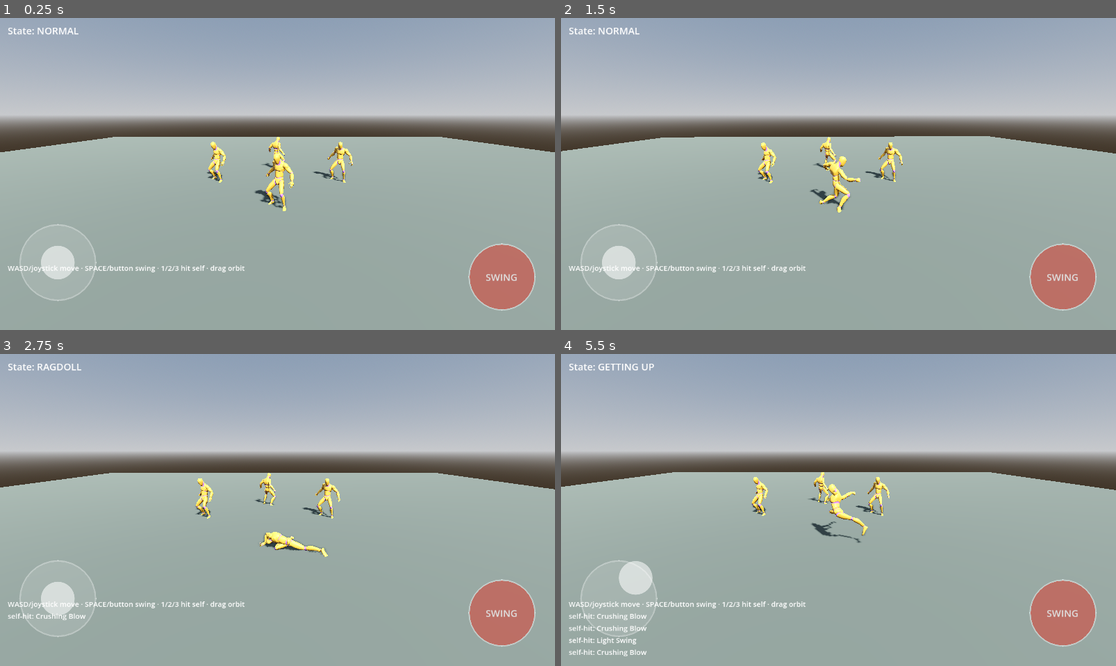
Above: before the commit, frames 1-4 (two rows, left to right).
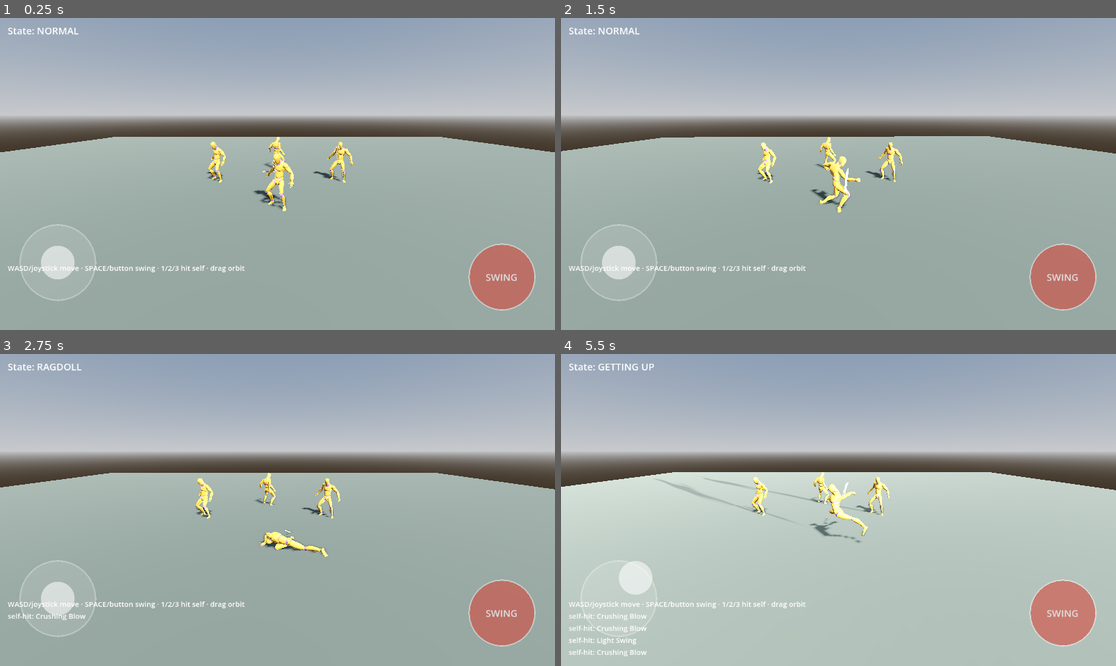
Above: after the commit, the same moments.

Repository: Xollonox/Game
Game: Godot game, scene res://scenes/arena.tscn
Same seed, same stepped clock (60 frames per second), same inputs: the game is played once before the commit and once after it.
Inputs (mouse positions are in pixels of both pictures, inside the frame that each line leads up to):
- Up to frame 1 (0.25 s): no input
- Up to frame 2 (1.5 s): click "SWING" at 0.5 s; tap Enter at 1.25 s; move the mouse to (960, 158) at 1.27 s; hold D (move_right) from 1.28 s (still down); tap Space (attack) at 1.35 s; click (960, 158) at 1.42 s
- Up to frame 3 (2.75 s): tap 3 at 1.55 s; release D (move_right) at 2 s; drag from (166, 525) to (249, 572) at 2.02 s
- Up to frame 4 (5.5 s): move the mouse to (894, 441) at 2.77 s; hold D (move_right) 2.78-3.5 s; tap Space (attack) at 2.85 s; tap 3 at 3.05, 4.55 s; drag from (810, 572) to (672, 463) at 3.52 s; move the mouse to (1005, 556) at 4.27 s; hold A (move_left) 4.28-5 s; tap 1 at 4.35 s; drag from (672, 463) to (755, 432) at 5.02 s

The runs differ from the first frame. In frame 1, 0.2% of the frame differs, in the area x 37-64%, y 39-62%; in frame 2, 0.5%; in frame 3, 0.2%; in frame 4, 57%, in the area x 0-100%, y 37-100%.

Commit message:
Phase 3/4: physics-driven sword, combined with the active ragdoll
Replaces the old fixed-arc raycast swing with a real weapon: the sword
(scripts/physics_sword.gd, scenes/sword.tscn) is a free RigidBody3D that
velocity-spring-follows the rig's Hand_R bone every physics tick — the same
technique Kickback's own SpringResolver uses to drive ragdoll bones toward
an animated pose. Since Hand_R is already a physics body driven through the
existing "Sword_Attack" animation, the blade inherits real windup and
follow-through for free: mass and inertia mean it lags a fast swing instead
of teleport-tracking the hand.

Contact damage comes from the blade tip's own measured velocity at the
moment of impact, weighted by hit location (CombatProfiles.profile_for_impact),
not a fixed on-hit number or distance tier. A hit past a speed threshold
"sticks" the blade (the grip spring goes slack briefly) instead of bouncing
off instantly.

Two real bugs found getting this working, both from code that reads rig
state one frame too early — PhysicsRigBuilder builds its RigidBody3D bones
in its own _ready(), which (like any child added at runtime) doesn't run
until a later frame than the code that adds it:
- kickback_actor.gd tagged every rig body with a `kickback_actor` meta (so a
  physics contact can find its way back to "who did I hit") immediately
  after add_active_rig() returned, when the bodies dictionary was still
  empty — so nothing ever actually got tagged, and every hit silently
  matched nothing.
- Hit detection itself first used the RigidBody3D contact_monitor signals
  (body_entered) and polling (get_colliding_bodies()), both of which read
  one physics step stale — and the spring-follow's constant micro-jitter
  made contact flicker in and out faster than that lag tolerates. A real
  swing measured zero hits despite the blade visibly staying in contact at
  high tip speed the whole time. Fixed by reading contacts directly off
  _integrate_forces's PhysicsDirectBodyState3D, which is live for the exact
  step being solved.

Verified headless: a swing landing on a dummy placed at realistic engagement
range produces NORMAL -> STAGGER -> RAGDOLL -> GETTING UP -> NORMAL, driven
entirely by the blade's own measured contact speed (8-30 m/s across several
runs) — the weapon impact overpowers the recipient's joint motors exactly
like Phase 2's unarmed shove did. Also confirmed visually (rendered under
Xvfb): the sword is correctly seated in the hand at idle and follows the arm
through the swing, and in the actual exported web build under Playwright
(zero page errors).

Co-Authored-By: Claude Sonnet 5 <noreply@anthropic.com>
Claude-Session: https://claude.ai/code/session_01YYa41txZkdqc91DQA8Ei5Y

Diff:
--- a/project.godot
+++ b/project.godot
@@ -29,7 +29,7 @@
 [layer_names]
 
 3d_physics/layer_1="Environment"
-3d_physics/layer_2="Projectiles"
+3d_physics/layer_2="Weapons"
 3d_physics/layer_3="Characters"
 3d_physics/layer_4="Active Ragdoll"
 3d_physics/layer_5="Godot Ragdoll"
--- /dev/null
+++ b/scenes/sword.tscn
@@ -0,0 +1,20 @@
+[gd_scene load_steps=4 format=3]
+
+[ext_resource type="Script" path="res://scripts/physics_sword.gd" id="1_script"]
+[ext_resource type="PackedScene" path="res://assets/models/weapons/swords_pack/fbx/sword_1.fbx" id="2_mesh"]
+
+[sub_resource type="BoxShape3D" id="Box_1"]
+size = Vector3(0.06, 0.1, 0.75)
+
+[node name="Sword" type="RigidBody3D"]
+mass = 1.2
+collision_layer = 2
+collision_mask = 9
+script = ExtResource("1_script")
+
+[node name="CollisionShape3D" type="CollisionShape3D" parent="."]
+transform = Transform3D(1, 0, 0, 0, 1, 0, 0, 0, 1, 0, -0.02, -0.33)
+shape = SubResource("Box_1")
+
+[node name="Mesh" parent="." instance=ExtResource("2_mesh")]
+transform = Transform3D(0, 0, 0.1, 0, 0.1, 0, -0.1, 0, 0, 0, 0, -0.22)
--- a/scripts/combat_profiles.gd
+++ b/scripts/combat_profiles.gd
@@ -26,6 +26,37 @@
 	return _make(&"Crushing Blow", 42.0, 1.0, 0.25, 0.95, 1.0, 99, 0.15)
 
 
+## Blade-tip speed (m/s) at/above which a physics-sword hit reads as that tier.
+## Tuned against the actual "Sword_Attack" clip's measured hand speed (see the
+## PR description) rather than guessed round numbers.
+const HEAVY_SPEED := 3.0
+const CRUSHING_SPEED := 5.5
+
+## Hit-location weighting (PLAN.md Phase 4: "head/torso hits weighted higher,
+## not a generic HP bar tick"): scales the effective speed used for the tier
+## lookup, so a solid hit to the head reaches a heavier tier than the same
+## blade speed landing on a limb.
+const _LOCATION_WEIGHT := {
+	&"Head": 1.6,
+	&"Chest": 1.0, &"Spine": 1.0, &"Hips": 1.0,
+}
+const _DEFAULT_LOCATION_WEIGHT := 0.7
+
+
+## Picks a profile for a physics-sword hit from its actual contact speed and
+## where it landed, instead of a fixed distance-tier (see player.gd's old
+## _resolve_swing raycast, which this replaces for weapon hits).
+static func profile_for_impact(speed: float, rig_name: String) -> ImpactProfile:
+	var weight: float = _LOCATION_WEIGHT.get(StringName(rig_name), _DEFAULT_LOCATION_WEIGHT)
+	var effective := speed * weight
+	if effective >= CRUSHING_SPEED:
+		return crushing_blow()
+	elif effective >= HEAVY_SPEED:
+		return heavy_swing()
+	else:
+		return light_swing()
+
+
 static func _make(pname: StringName, impulse: float, transfer: float, upward: float,
 		ragdoll_prob: float, reduction: float, spread: int, recovery: float) -> ImpactProfile:
 	var p := ImpactProfile.new()
--- a/scripts/kickback_actor.gd
+++ b/scripts/kickback_actor.gd
@@ -75,6 +75,18 @@
 	if anim:
 		anim.play.call_deferred(IDLE_ANIM)
 
+	# Tag every rig body with the actor that owns it, so anything that gets a
+	# RigidBody3D from a physics contact (e.g. the sword) can find its way back
+	# to "who did I hit" and "where" (bodies are named after their rig_name).
+	# The bodies don't exist yet here: PhysicsRigBuilder builds them in its own
+	# _ready(), which — like any child added at runtime — doesn't run until a
+	# later frame, so get_bodies() is still empty the instant add_active_rig()
+	# returns.
+	while _rig_builder.get_bodies().is_empty():
+		await get_tree().process_frame
+	for body: RigidBody3D in _rig_builder.get_bodies().values():
+		body.set_meta(&"kickback_actor", self)
+
 
 func _physics_process(delta: float) -> void:
 	_flinch_timer = maxf(0.0, _flinch_timer - delta)
@@ -132,6 +144,12 @@
 
 func get_state_name() -> String:
 	return kickback_character.get_active_state_name() if kickback_character else "NONE"
+
+
+## Returns the rig's RigidBody3D bones, keyed by rig_name ("Chest", "Hand_R"...).
+## Used to grip-follow a weapon to a hand bone.
+func get_rig_bodies() -> Dictionary:
+	return _rig_builder.get_bodies() if _rig_builder else {}
 
 
 func _on_hit_absorbed(rig_name: String, _strength: float) -> void:
--- /dev/null
+++ b/scripts/physics_sword.gd
@@ -0,0 +1,157 @@
+class_name PhysicsSword
+extends RigidBody3D
+## A physics-driven sword (PLAN.md Phase 3/4): a free RigidBody3D, not welded
+## to the wielder's hand by a joint. Every physics tick it's velocity-spring-
+## pulled toward the grip bone's transform — the exact technique Kickback's
+## own SpringResolver uses to drive ragdoll bones toward an animated pose (see
+## addons/kickback/spring_resolver.gd). Real mass and inertia mean a fast swing
+## doesn't teleport-track the hand: the blade winds up and follows through.
+##
+## Contact damage comes from the blade's own physics velocity at the moment of
+## impact (not a fixed "on hit" number), weighted by hit location. A hit hard
+## enough counts as the blade "sticking": the grip spring goes slack for a
+## moment, so pulling free takes a beat rather than snapping back instantly.
+##
+## Hit detection runs inside _integrate_forces, not the contact_monitor signals
+## (body_entered/get_colliding_bodies): both are one physics step stale by the
+## time a _physics_process callback can read them, and the constant spring
+## micro-jitter here makes contact flicker in and out faster than that lag
+## tolerates — a real swing was measured landing zero hits through it, despite
+## the blade visibly staying in contact at high tip speed the whole time.
+## PhysicsDirectBodyState3D's contact list is the live data for the exact step
+## being solved, with no such lag.
+
+signal landed_hit(target_name: String, profile_name: String)
+
+const REFERENCE_HZ := 60.0
+const LINEAR_STIFFNESS := 55.0
+const ANGULAR_STIFFNESS := 40.0
+const SPRING_WEIGHT := 0.4
+const STUCK_STIFFNESS_SCALE := 0.12
+const STUCK_DURATION := 0.35
+const HIT_COOLDOWN := 0.4
+## Below this tip speed (m/s) a touch doesn't even count as a graze.
+const MIN_HIT_SPEED := 1.2
+## Tip speed at/above which a hit "sticks" the blade instead of bouncing off.
+## Above most ordinary connects (measured 6-9 m/s) so sticking reads as the
+## exceptionally hard hits, not the routine ones.
+const STICK_SPEED := 14.0
+
+## Local-space offset from the hand bone's transform to where the grip should
+## sit. sword_1.fbx ships ~10x oversized with its pivot mid-blade, not at the
+## grip — see the PR description for the measured correction (scale 0.1,
+## rotate -90° about Y so the blade points local -Z, then push the grip to the
+## origin). Baked into the child MeshInstance's own transform in sword.tscn;
+## this offset just seats the grip in the hand instead of the palm surface.
+@export var grip_offset := Transform3D(Basis(), Vector3(0.02, 0.0, 0.06))
+## Approximate blade tip in the RigidBody3D's own local space, used for tip
+## (not center-of-mass) velocity — where the edge actually lands.
+@export var tip_local := Vector3(0.0, -0.05, -0.66)
+
+var wielder: KickbackActor
+var grip_body: RigidBody3D
+
+var _stuck_timer := 0.0
+var _hit_cooldown := 0.0
+
+
+func _ready() -> void:
+	contact_monitor = true
+	max_contacts_reported = 4
+	can_sleep = false
+	top_level = true
+
+
+## Grip-follows [param actor]'s [param hand_rig_name] bone and excludes
+## collision with the actor's own rig (so the blade doesn't snag its wielder).
+func attach_to(actor: KickbackActor, hand_rig_name: String = "Hand_R") -> void:
+	wielder = actor
+	var bodies := actor.get_rig_bodies()
+	grip_body = bodies.get(hand_rig_name)
+	for body: RigidBody3D in bodies.values():
+		add_collision_exception_with(body)
+	if grip_body:
+		global_transform = grip_body.global_transform * grip_offset
+
+
+func _integrate_forces(state: PhysicsDirectBodyState3D) -> void:
+	var delta := state.get_step()
+	_stuck_timer = maxf(0.0, _stuck_timer - delta)
+	_hit_cooldown = maxf(0.0, _hit_cooldown - delta)
+
+	# Check hits with the velocity that produced this step's contacts, before
+	# it gets overwritten below by this tick's spring command.
+	_check_hits(state)
+
+	if not grip_body:
+		return
+
+	var target := grip_body.global_transform * grip_offset
+	var stiffness_scale := STUCK_STIFFNESS_SCALE if _stuck_timer > 0.0 else 1.0
+	var current := state.transform
+
+	var pos_error := target.origin - current.origin
+	var lin_target := pos_error * LINEAR_STIFFNESS
+	state.linear_velocity = state.linear_velocity.lerp(lin_target, _fr_weight(SPRING_WEIGHT * stiffness_scale, delta))
+
+	var error_basis := target.basis.orthonormalized() * current.basis.orthonormalized().inverse()
+	var det := error_basis.determinant()
+	if det > 0.001 or det < -0.001:
+		var q := error_basis.get_rotation_quaternion()
+		if q.w < 0.0:
+			q = -q
+		var angle := 2.0 * acos(clampf(q.w, -1.0, 1.0))
+		var axis := Vector3(q.x, q.y, q.z)
+		var ang_target := Vector3.ZERO
+		if axis.length_squared() > 0.0001 and angle > 0.001:
+			ang_target = axis.normalized() * angle * ANGULAR_STIFFNESS
+		state.angular_velocity = state.angular_velocity.lerp(ang_target, _fr_weight(SPRING_WEIGHT * stiffness_scale, delta))
+
+
+static func _fr_weight(weight: float, delta: float) -> float:
+	return 1.0 - pow(1.0 - clampf(weight, 0.0, 1.0), delta * REFERENCE_HZ)
+
+
+## Linear velocity at the blade tip (center-of-mass velocity plus the
+## contribution from spin) — what actually lands on the target, not the same
+## as the handle's velocity when the blade is swinging around the wrist.
+## Reflects the result of the last completed physics step; for use outside
+## _integrate_forces (HUD/debug). Hit detection uses _tip_velocity_from with
+## the step's own pre-update state instead.
+func get_tip_velocity() -> Vector3:
+	return _tip_velocity_from(linear_velocity, angular_velocity, global_basis)
+
+
+func _tip_velocity_from(lin: Vector3, ang: Vector3, basis: Basis) -> Vector3:
+	var r := basis * tip_local
+	return lin + ang.cross(r)
+
+
+## Reads contacts straight off this step's PhysicsDirectBodyState3D — live for
+## the exact step being solved, unlike the contact_monitor signals/polling
+## (see the class doc comment for why those measured zero hits on a real swing).
+func _check_hits(state: PhysicsDirectBodyState3D) -> void:
+	if _hit_cooldown > 0.0:
+		return
+	var tip_vel := _tip_velocity_from(state.linear_velocity, state.angular_velocity, state.transform.basis)
+	var speed := tip_vel.length()
+	if speed < MIN_HIT_SPEED:
+		return
+
+	for i in range(state.get_contact_count()):
+		var body := state.get_contact_collider_object(i)
+		if not body is RigidBody3D or not body.has_meta(&"kickback_actor"):
+			continue
+		var target_actor: KickbackActor = body.get_meta(&"kickback_actor")
+		if not target_actor or target_actor == wielder:
+			continue
+
+		_hit_cooldown = HIT_COOLDOWN
+		var rig_name: String = body.name
+		var profile := CombatProfiles.profile_for_impact(speed, rig_name)
+		target_actor.receive_hit_at(rig_name, tip_vel / speed, profile)
+		landed_hit.emit(target_actor.name, String(profile.profile_name))
+
+		if speed >= STICK_SPEED:
+			_stuck_timer = STUCK_DURATION
+		return
--- a/scripts/player.gd
+++ b/scripts/player.gd
@@ -1,19 +1,37 @@
 extends KickbackActor
-## Player: WASD walking (camera-relative) and a sword swing that lands a heavy
-## hit on any dummy in front of it. Phase 2/3 of PLAN.md.
+## Player: WASD walking (camera-relative) and a physics-driven sword swing
+## (PLAN.md Phase 3/4). The sword (scripts/physics_sword.gd) grip-follows the
+## rig's Hand_R bone through the existing "Sword_Attack" animation and deals
+## damage from its own real contact velocity — there is no separate raycast/
+## arc hit check here any more; the blade either physically connects or it
+## doesn't.
 
-const ATTACK_RANGE := 2.2
-const ATTACK_ARC_DOT := 0.35
-## Delay between the swing starting and the blow landing, so the hit lines up
-## with the animation's contact frame rather than the keypress.
-const ATTACK_CONTACT_DELAY := 0.28
+const SWORD_SCENE := preload("res://scenes/sword.tscn")
 
 signal landed_hit(target_name: String, profile_name: String)
 
 var camera: Camera3D
 var touch_controls: TouchControls
+var sword: PhysicsSword
 
-var _pending_contact := -1.0
+
+func _ready() -> void:
+	super._ready()
+	sword = SWORD_SCENE.instantiate()
+	# The parent (Arena) is still mid-traversal of its own children's _ready()
+	# right now, so add_child would fail outright — defer it, then wait for
+	# the sword to actually be in the tree before touching its transform.
+	get_parent().add_child.call_deferred(sword)
+	await sword.tree_entered
+	# The rig's own RigidBody3D bones aren't built the instant add_active_rig()
+	# returns — PhysicsRigBuilder builds them in its own _ready(), which (like
+	# every child added at runtime) doesn't run until a later frame. Wait for
+	# Hand_R to actually exist rather than assuming a fixed frame count.
+	while get_rig_bodies().is_empty():
+		await get_tree().process_frame
+	sword.attach_to(self)
+	sword.landed_hit.connect(func(target_name: String, profile_name: String):
+		landed_hit.emit(target_name, profile_name))
 
 
 func _physics_process(delta: float) -> void:
@@ -23,13 +41,8 @@
 	move_dir = _camera_relative(input_2d)
 	super._physics_process(delta)
 
-	if Input.is_action_just_pressed("attack") and swing():
-		_pending_contact = ATTACK_CONTACT_DELAY
-
-	if _pending_contact >= 0.0:
-		_pending_contact -= delta
-		if _pending_contact < 0.0:
-			_resolve_swing()
+	if Input.is_action_just_pressed("attack"):
+		swing()
 
 
 func _camera_relative(input_2d: Vector2) -> Vector3:
@@ -45,23 +58,3 @@
 		basis_z = basis_z.normalized()
 		basis_x = basis_x.normalized()
 	return (basis_x * input_2d.x + basis_z * -input_2d.y).normalized()
-
-
-func _resolve_swing() -> void:
-	var forward := -global_basis.z
-	for node in get_tree().get_nodes_in_group("hittable"):
-		var target := node as KickbackActor
-		if not target or target == self:
-			continue
-		var to_target := target.global_position - global_position
-		to_target.y = 0.0
-		var dist := to_target.length()
-		if dist > ATTACK_RANGE or dist < 0.01:
-			continue
-		if forward.dot(to_target / dist) < ATTACK_ARC_DOT:
-			continue
-		# Closer hits land cleaner: a blow at the edge of reach only staggers.
-		var profile := CombatProfiles.crushing_blow() if dist < ATTACK_RANGE * 0.6 \
-			else CombatProfiles.heavy_swing()
-		target.receive_hit_at("Chest", (to_target / dist), profile)
-		landed_hit.emit(target.name, String(profile.profile_name))
Not shown, added: scripts/physics_sword.gd.uid
Not shown, changed: PLAN.md
Not shown, changed: README.md
Not shown, changed: docs/index.html
Not shown, changed: docs/index.pck
